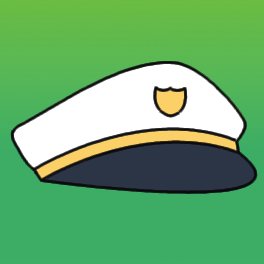
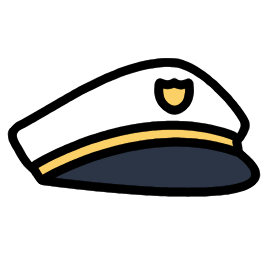
Revision of a layered 264px x 264px image; what changed, layer by layer:
added layer "web stroke 9px" above "web color" over bbox(7, 58, 261, 197)
renamed "Layer #1" to "web color", moved it above "macOS stroke", painted on it over bbox(12, 61, 257, 195)
renamed "Layer" to "macOS stroke", hid it over bbox(10, 61, 258, 194)
hid "iOS background" over bbox(0, 0, 264, 264)
